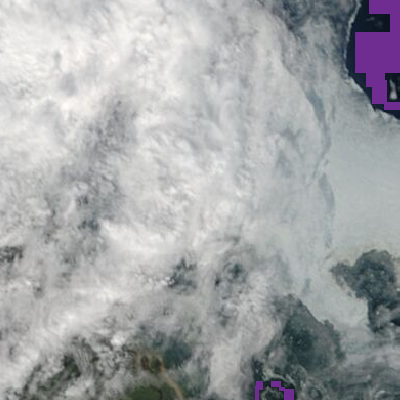
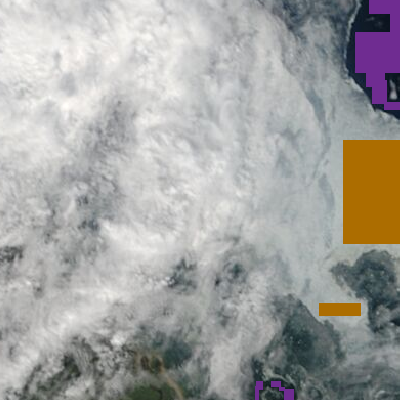
Layer changes from the first w=400, h=400 image to the second:
added layer "ice samples" (2nd of 2) above "water" over <box>319,140,400,316</box>
